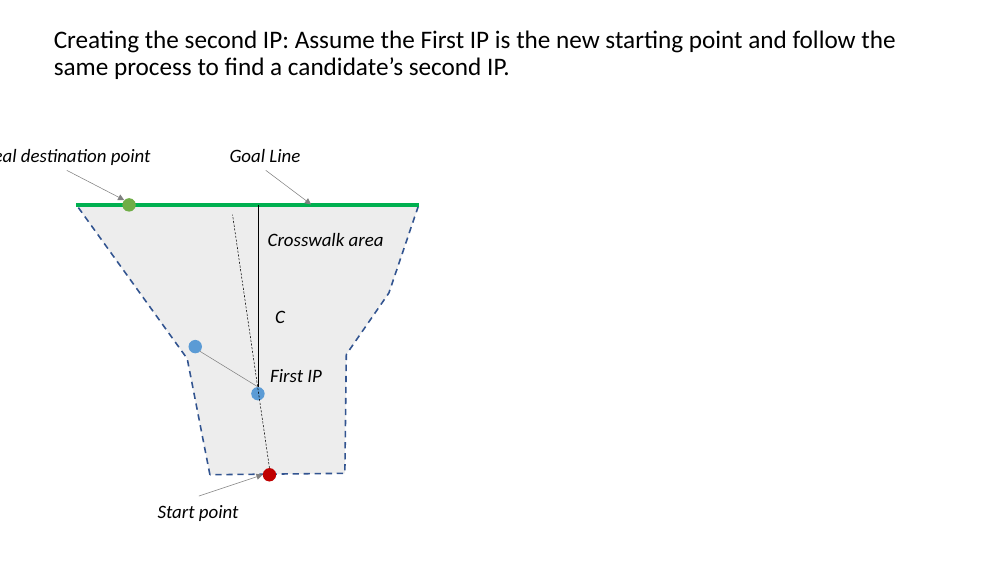
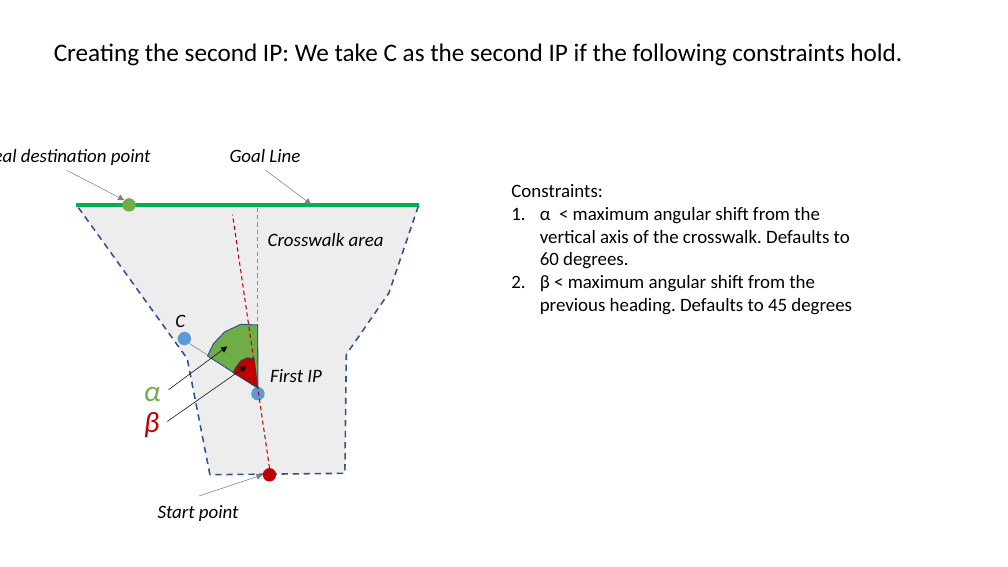
Before and after one commit to adhocmaster/carla-jaywalker-experiments, a slide deck: slide 14 of docs/Soft-Trajectory-Generation.pptx (slide 12 before the commit). Drawn at 1008x567 pixels with LibreOffice and Linux fonts; fonts in the diff are those of the drawing. Boxes give left, top, right and bottom in pixels: in the first picture for what was removed or moved away, otherwise in the second. Text is boxed around its words. In the diff, an @@ line names an element or a change of style, - is before the commit and + after.

```diff
--- a/docs/Soft-Trajectory-Generation.pptx
+++ b/docs/Soft-Trajectory-Generation.pptx
@@ title at box(54, 43, 902, 66): text changed @@
-Creating the second IP: Assume the First IP is the new starting point and follow the same process to find a candidate’s second IP.
+Creating the second IP: We take C as the second IP if the following constraints hold.
@@ line (258, 387) - (258, 205): stroke #000000 0.5 pt to #70AD47 1 pt dashed @@
@@ text added at box(511, 184, 852, 315), 18 pt, text #000000 @@
+Constraints:
+1. α < maximum angular shift from the vertical axis of the crosswalk. Defaults to 60 degrees.
+2. β < maximum angular shift from the previous heading. Defaults to 45 degrees
@@ line (269, 468) - (233, 215): stroke #000000 0.5 pt dashed to #C00000 1 pt dashed @@
@@ text "C": place and size @@
-text "C" at box(275, 310, 285, 323)
+text "C" at box(175, 314, 185, 327)
@@ freeform shape added at box(208, 324, 258, 388), fill #70AD47, outline #325491 1 pt @@
@@ arrow added from (169, 389) to (228, 346), #000000 0.5 pt @@
@@ ellipse: place and size @@
-ellipse at box(188, 340, 202, 354)
+ellipse at box(178, 332, 191, 346)
@@ line moved from (258, 387) - (200, 352) to (258, 387) - (189, 343) @@
@@ freeform shape added at box(231, 357, 261, 393), fill #C00000, outline #404040 1 pt @@
@@ text added at box(144, 386, 161, 401), 28 pt, text #70AD47, italic @@
+α
@@ arrow added from (167, 421) to (247, 366), #000000 0.5 pt @@
@@ text added at box(144, 412, 159, 437), 28 pt, text #C00000, italic @@
+β
```
Also in this commit, not shown: 9 other slides changed, 3 slides added.
